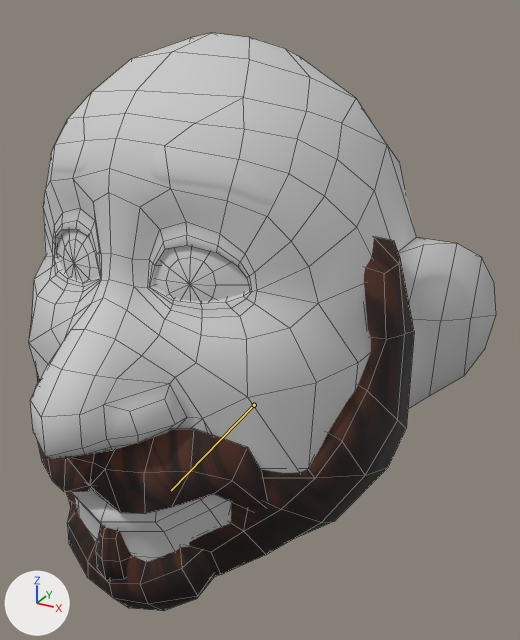
Before and after pictures for a commit that changed the FBX model Assets/ToonPeople/animations/M_turnL45.FBX.
Both versions are drawn from a camera (50 mm lens) standing at (0.202, -0.327, 1.612) and looking at (0.031, -0.016, 1.457). Arrows for +X, +Y and +Z are at lower left; the lights stay in place. Both versions are drawn at frame 1 of the action 'Take 001'; the numbers are the values there. The bones that change are drawn over the model as lines. Mesh edges are drawn as thin lines.

Objects in the first picture: 'BEARD', 'HEAD'.
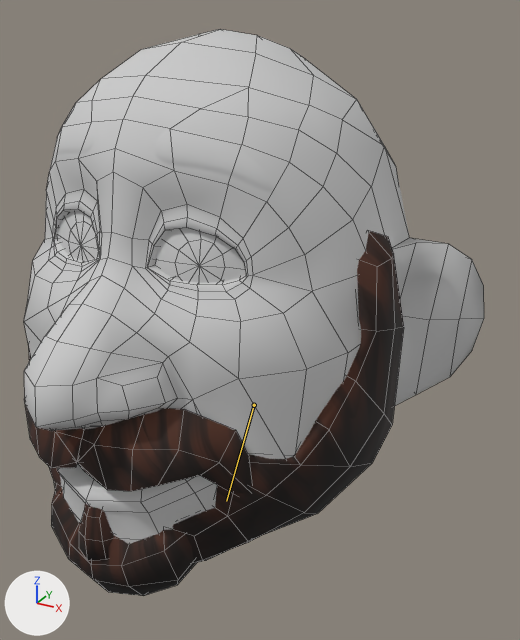
Where the change shows, as pixel boxes [x1, y1, x2, y2] in the pictures (520 x 640 px):
'HEAD', posed
    before: [29, 33, 496, 562]
    after: [24, 29, 484, 544]
'BEARD', posed
    before: [36, 237, 414, 611]
    after: [24, 231, 404, 596]
bone 'TP Head', root to tip
    before: (254, 405) to (171, 490)
    after: (254, 405) to (226, 501)

The change, as a diff of the scene's bpy script:
```diff
--- a/Assets/ToonPeople/animations/M_turnL45.FBX.py
+++ b/Assets/ToonPeople/animations/M_turnL45.FBX.py
@@ bone_tp_head @@
 bone_tp_head = bpy.data.objects['Armature'].pose.bones['TP Head']  # child of 'TP Neck'
-bone_tp_head.location = (0.0, 0.0, 0.9)
-bone_tp_head.rotation_quaternion = (0.999, 0.002, 0.013, 0.029)  # degrees (0, 1, 3)
+bone_tp_head.location = (0.0, 0.0, 0.0)
+bone_tp_head.rotation_quaternion = (1.0, 0.0, 0.0, 0.0)  # degrees (0, 0, 0)
```
